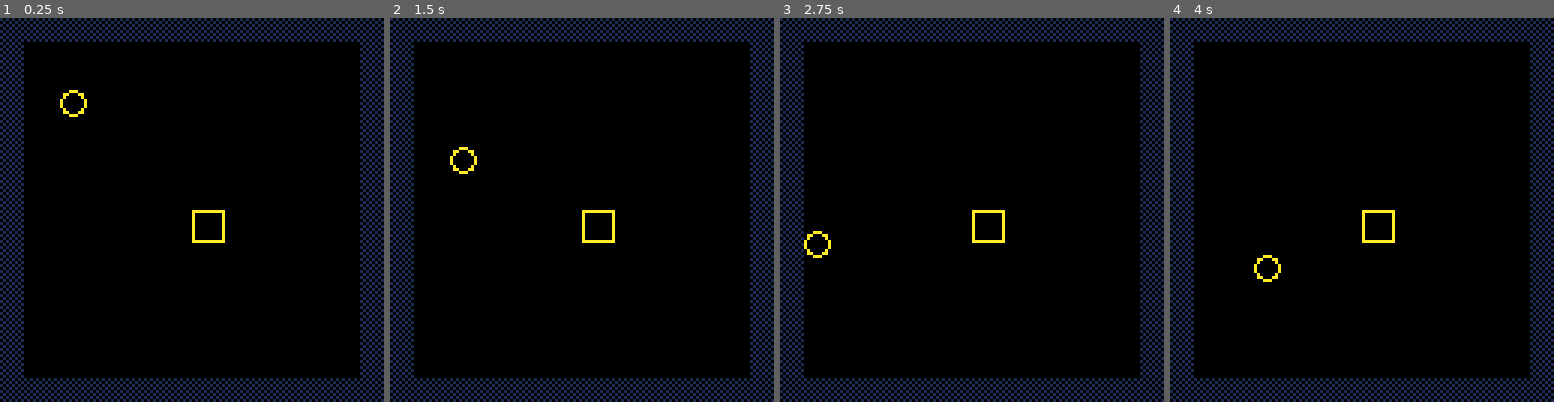
Above: before the commit, frames 1-4 (left to right).
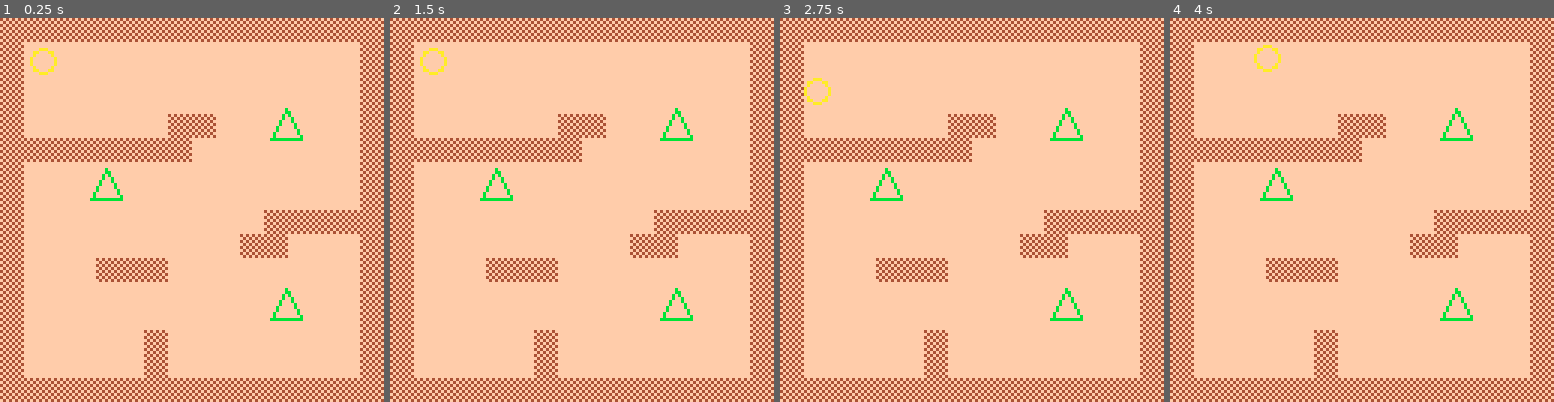
Above: after the commit, the same moments.

Repository: ktitaro/pico-physics
Game: PICO-8 cartridge demo/demo.p8
Two runs of this game, one before a commit and one after it. Both use one fixed random seed, a clock stepped at 60 frames per second and the inputs below.
Inputs:
- Up to frame 1 (0.25 s): no input
- Up to frame 2 (1.5 s): no input
- Up to frame 3 (2.75 s): hold Left 1.97-2.37 s; hold Down from 2.42 s (still down)
- Up to frame 4 (4 s): release Down at 2.82 s; hold Right 2.87-3.53 s; hold Up from 3.58 s (still down)

The runs differ from the first frame. In frame 1, 100% of the frame differs, in the area x 0-100%, y 0-100%; in frame 2, 100%; in frame 3, 100%; in frame 4, 100%.

Commit message:
Encountered a bug with colliding tiles that are not edge walls

Diff:
--- a/demo.lua
+++ /dev/null
@@ -1,79 +0,0 @@
-local plr=nil
-local reg={}
-
-function _init()
-  add(reg,create_oval(20,20,-1,{1,-2}))
-  add(reg,create_rect(64,64,-2,0))
-  plr=reg[1]
-end
-
-function _draw()
-  cls()
-  map(0,0,0,0)
-  draw_reg()
-end
-
-function _update()
-  move_plr()
-end
-
-function create_oval(x,y,cl,cm)
-  return body:new(oval2,{
-    p=vec2:new(x,y),
-    w=8,
-    h=8,
-    c=10,
-    cl=cl,
-    cm=cm,
-    reg=reg,
-    g=vec2:new(0,0.5),
-    m=1,
-  })
-end
-
-function create_rect(x,y,cl,cm)
-  return body:new(rect2,{
-    p=vec2:new(x,y),
-    w=10,
-    h=10,
-    c=10,
-    cl=cl,
-    cm=cm,
-    reg=reg,
-    g=vec2:new(0,0.5),
-    m=1,
-  })
-end
-
-function create_poly(x,y,cl,cm)
-  local trig={}
-  add(trig,vec2:new(5,0))
-  add(trig,vec2:new(10,10))
-  add(trig,vec2:new(0,10))
-  return body:new(poly2,{
-    p=vec2:new(x,x),
-    w=10,
-    h=10,
-    c=10,
-    cl=cl,
-    cm=cm,
-    e=trig,
-    reg=reg,
-    g=vec2:new(0,0.5),
-    m=1,
-  })
-end
-
-function draw_reg()
-  for _,v in ipairs(reg) do
-    local p=v:get_poly(v.p)
-    draw_poly(p,v.c)
-  end
-end
-
-function move_plr()
-  plr.v=vec2:new()
-  plr.v.x=btoi(btn(➡️))-btoi(btn(⬅️))
-  plr.v.y=btoi(btn(⬇️))-btoi(btn(⬆️))
-  plr:upd()
-end
--- a/demo.p8
+++ b/demo/demo.p8
@@ -1,27 +1,29 @@
 pico-8 cartridge // http://www.pico-8.com
 version 41
 __lua__
-#include ./src/toolbox/debug.lua
-#include ./src/helpers/math.lua
-#include ./src/helpers/conv.lua
-#include ./src/helpers/vec2.lua
-#include ./src/helpers/sat2.lua
-#include ./src/shapes/base.lua
-#include ./src/shapes/oval2.lua
-#include ./src/shapes/rect2.lua
-#include ./src/shapes/poly2.lua
-#include ./src/physics/area.lua
-#include ./src/physics/body.lua
-#include ./demo.lua
+#include ../src/toolbox/debug.lua
+#include ../src/helpers/math.lua
+#include ../src/helpers/conv.lua
+#include ../src/helpers/vec2.lua
+#include ../src/helpers/sat2.lua
+#include ../src/shapes/base.lua
+#include ../src/shapes/oval2.lua
+#include ../src/shapes/rect2.lua
+#include ../src/shapes/poly2.lua
+#include ../src/physics/area.lua
+#include ../src/physics/body.lua
+#include ./robby.lua
+#include ./rubby.lua
+#include ./game.lua
 __gfx__
-00000000101010100000000000000000000000000000000000000000000000000000000000000000000000000000000000000000000000000000000000000000
-00000000010101010000000000000000000000000000000000000000000000000000000000000000000000000000000000000000000000000000000000000000
-00700700101010100000000000000000000000000000000000000000000000000000000000000000000000000000000000000000000000000000000000000000
-00077000010101010000000000000000000000000000000000000000000000000000000000000000000000000000000000000000000000000000000000000000
-00077000101010100000000000000000000000000000000000000000000000000000000000000000000000000000000000000000000000000000000000000000
-00700700010101010000000000000000000000000000000000000000000000000000000000000000000000000000000000000000000000000000000000000000
-00000000101010100000000000000000000000000000000000000000000000000000000000000000000000000000000000000000000000000000000000000000
-00000000010101010000000000000000000000000000000000000000000000000000000000000000000000000000000000000000000000000000000000000000
+000000004f4f4f4fffffffff00000000000000000000000000000000000000000000000000000000000000000000000000000000000000000000000000000000
+00000000f4f4f4f4ffffffff00000000000000000000000000000000000000000000000000000000000000000000000000000000000000000000000000000000
+007007004f4f4f4fffffffff00000000000000000000000000000000000000000000000000000000000000000000000000000000000000000000000000000000
+00077000f4f4f4f4ffffffff00000000000000000000000000000000000000000000000000000000000000000000000000000000000000000000000000000000
+000770004f4f4f4fffffffff00000000000000000000000000000000000000000000000000000000000000000000000000000000000000000000000000000000
+00700700f4f4f4f4ffffffff00000000000000000000000000000000000000000000000000000000000000000000000000000000000000000000000000000000
+000000004f4f4f4fffffffff00000000000000000000000000000000000000000000000000000000000000000000000000000000000000000000000000000000
+00000000f4f4f4f4ffffffff00000000000000000000000000000000000000000000000000000000000000000000000000000000000000000000000000000000
 
 
 
@@ -157,18 +159,18 @@
 0000000000000000000000000000000000000000000000000000000000000000000000000000000000000000000000000000000000000000000000000000000000000000000000000000000000000000000000000000000000000000000000000000000000000000000000000000000000000000000000000000000000000000
 __map__
 0101010101010101010101010101010100000000000000000000000000000000000000000000000000000000000000000000000000000000000000000000000000000000000000000000000000000000000000000000000000000000000000000000000000000000000000000000000000000000000000000000000000000000
-0100000000000000000000000000000100000000000000000000000000000000000000000000000000000000000000000000000000000000000000000000000000000000000000000000000000000000000000000000000000000000000000000000000000000000000000000000000000000000000000000000000000000000
-0100000000000000000000000000000100000000000000000000000000000000000000000000000000000000000000000000000000000000000000000000000000000000000000000000000000000000000000000000000000000000000000000000000000000000000000000000000000000000000000000000000000000000
-0100000000000000000000000000000100000000000000000000000000000000000000000000000000000000000000000000000000000000000000000000000000000000000000000000000000000000000000000000000000000000000000000000000000000000000000000000000000000000000000000000000000000000
-0100000000000000000000000000000100000000000000000000000000000000000000000000000000000000000000000000000000000000000000000000000000000000000000000000000000000000000000000000000000000000000000000000000000000000000000000000000000000000000000000000000000000000
-0100000000000000000000000000000100000000000000000000000000000000000000000000000000000000000000000000000000000000000000000000000000000000000000000000000000000000000000000000000000000000000000000000000000000000000000000000000000000000000000000000000000000000
-0100000000000000000000000000000100000000000000000000000000000000000000000000000000000000000000000000000000000000000000000000000000000000000000000000000000000000000000000000000000000000000000000000000000000000000000000000000000000000000000000000000000000000
-0100000000000000000000000000000100000000000000000000000000000000000000000000000000000000000000000000000000000000000000000000000000000000000000000000000000000000000000000000000000000000000000000000000000000000000000000000000000000000000000000000000000000000
-0100000000000000000000000000000100000000000000000000000000000000000000000000000000000000000000000000000000000000000000000000000000000000000000000000000000000000000000000000000000000000000000000000000000000000000000000000000000000000000000000000000000000000
-0100000000000000000000000000000100000000000000000000000000000000000000000000000000000000000000000000000000000000000000000000000000000000000000000000000000000000000000000000000000000000000000000000000000000000000000000000000000000000000000000000000000000000
-0100000000000000000000000000000100000000000000000000000000000000000000000000000000000000000000000000000000000000000000000000000000000000000000000000000000000000000000000000000000000000000000000000000000000000000000000000000000000000000000000000000000000000
-0100000000000000000000000000000100000000000000000000000000000000000000000000000000000000000000000000000000000000000000000000000000000000000000000000000000000000000000000000000000000000000000000000000000000000000000000000000000000000000000000000000000000000
-0100000000000000000000000000000100000000000000000000000000000000000000000000000000000000000000000000000000000000000000000000000000000000000000000000000000000000000000000000000000000000000000000000000000000000000000000000000000000000000000000000000000000000
-0100000000000000000000000000000100000000000000000000000000000000000000000000000000000000000000000000000000000000000000000000000000000000000000000000000000000000000000000000000000000000000000000000000000000000000000000000000000000000000000000000000000000000
-0100000000000000000000000000000100000000000000000000000000000000000000000000000000000000000000000000000000000000000000000000000000000000000000000000000000000000000000000000000000000000000000000000000000000000000000000000000000000000000000000000000000000000
+0102020202020202020202020202020100000000000000000000000000000000000000000000000000000000000000000000000000000000000000000000000000000000000000000000000000000000000000000000000000000000000000000000000000000000000000000000000000000000000000000000000000000000
+0102020202020202020202020202020100000000000000000000000000000000000000000000000000000000000000000000000000000000000000000000000000000000000000000000000000000000000000000000000000000000000000000000000000000000000000000000000000000000000000000000000000000000
+0102020202020202020202020202020100000000000000000000000000000000000000000000000000000000000000000000000000000000000000000000000000000000000000000000000000000000000000000000000000000000000000000000000000000000000000000000000000000000000000000000000000000000
+0102020202020201010202020202020100000000000000000000000000000000000000000000000000000000000000000000000000000000000000000000000000000000000000000000000000000000000000000000000000000000000000000000000000000000000000000000000000000000000000000000000000000000
+0101010101010101020202020202020100000000000000000000000000000000000000000000000000000000000000000000000000000000000000000000000000000000000000000000000000000000000000000000000000000000000000000000000000000000000000000000000000000000000000000000000000000000
+0102020202020202020202020202020100000000000000000000000000000000000000000000000000000000000000000000000000000000000000000000000000000000000000000000000000000000000000000000000000000000000000000000000000000000000000000000000000000000000000000000000000000000
+0102020202020202020202020202020100000000000000000000000000000000000000000000000000000000000000000000000000000000000000000000000000000000000000000000000000000000000000000000000000000000000000000000000000000000000000000000000000000000000000000000000000000000
+0102020202020202020202010101010100000000000000000000000000000000000000000000000000000000000000000000000000000000000000000000000000000000000000000000000000000000000000000000000000000000000000000000000000000000000000000000000000000000000000000000000000000000
+0102020202020202020201010202020100000000000000000000000000000000000000000000000000000000000000000000000000000000000000000000000000000000000000000000000000000000000000000000000000000000000000000000000000000000000000000000000000000000000000000000000000000000
+0102020201010102020202020202020100000000000000000000000000000000000000000000000000000000000000000000000000000000000000000000000000000000000000000000000000000000000000000000000000000000000000000000000000000000000000000000000000000000000000000000000000000000
+0102020202020202020202020202020100000000000000000000000000000000000000000000000000000000000000000000000000000000000000000000000000000000000000000000000000000000000000000000000000000000000000000000000000000000000000000000000000000000000000000000000000000000
+0102020202020202020202020202020100000000000000000000000000000000000000000000000000000000000000000000000000000000000000000000000000000000000000000000000000000000000000000000000000000000000000000000000000000000000000000000000000000000000000000000000000000000
+0102020202020102020202020202020100000000000000000000000000000000000000000000000000000000000000000000000000000000000000000000000000000000000000000000000000000000000000000000000000000000000000000000000000000000000000000000000000000000000000000000000000000000
+0102020202020102020202020202020100000000000000000000000000000000000000000000000000000000000000000000000000000000000000000000000000000000000000000000000000000000000000000000000000000000000000000000000000000000000000000000000000000000000000000000000000000000
 0101010101010101010101010101010100000000000000000000000000000000000000000000000000000000000000000000000000000000000000000000000000000000000000000000000000000000000000000000000000000000000000000000000000000000000000000000000000000000000000000000000000000000
--- /dev/null
+++ b/demo/game.lua
@@ -0,0 +1,21 @@
+local reg={}
+
+function _init()
+  add(reg,robby:new(10,10,reg))
+  add(reg,rubby:new(90,90,reg))
+  add(reg,rubby:new(30,50,reg))
+  add(reg,rubby:new(90,30,reg))
+end
+
+function _update()
+  for v in all(reg) do
+    v:upd()
+  end
+end
+
+function _draw()
+  cls();map(0,0,0,0)
+  for v in all(reg) do
+    v:drw()
+  end
+end
--- /dev/null
+++ b/demo/robby.lua
@@ -0,0 +1,24 @@
+robby={}
+robby.__index=robby
+setmetatable(robby,body)
+
+function robby:new(x,y,reg)
+  return body.new(self,oval2,{
+    m=0,w=8,h=8,cl=3,cm={1,2},
+    g=vec2:new(0,0.5),
+    p=vec2:new(x,y),
+    reg=reg,
+  })
+end
+
+function robby:drw()
+  local p=self:get_poly(self.p)
+  draw_poly(p,10)
+end
+
+function robby:upd()
+  self.v=vec2:new(
+    btoi(btn(➡️))-btoi(btn(⬅️)),
+    btoi(btn(⬇️))-btoi(btn(⬆️)))
+  body.upd(self)
+end
--- /dev/null
+++ b/demo/rubby.lua
@@ -0,0 +1,24 @@
+rubby={}
+rubby.__index=rubby
+setmetatable(rubby,body)
+
+local tri={}
+add(tri,vec2:new(5,0))
+add(tri,vec2:new(10,10))
+add(tri,vec2:new(0,10))
+
+function rubby:new(x,y,reg)
+  return body.new(self,poly2,{
+    w=10,h=10,cl=2,e=tri,
+    p=vec2:new(x,y),
+    reg=reg,
+  })
+end
+
+function rubby:drw()
+  local p=self:get_poly(self.p)
+  draw_poly(p,11)
+end
+
+-- Rubby is doing idle.
+function rubby:upd()end
